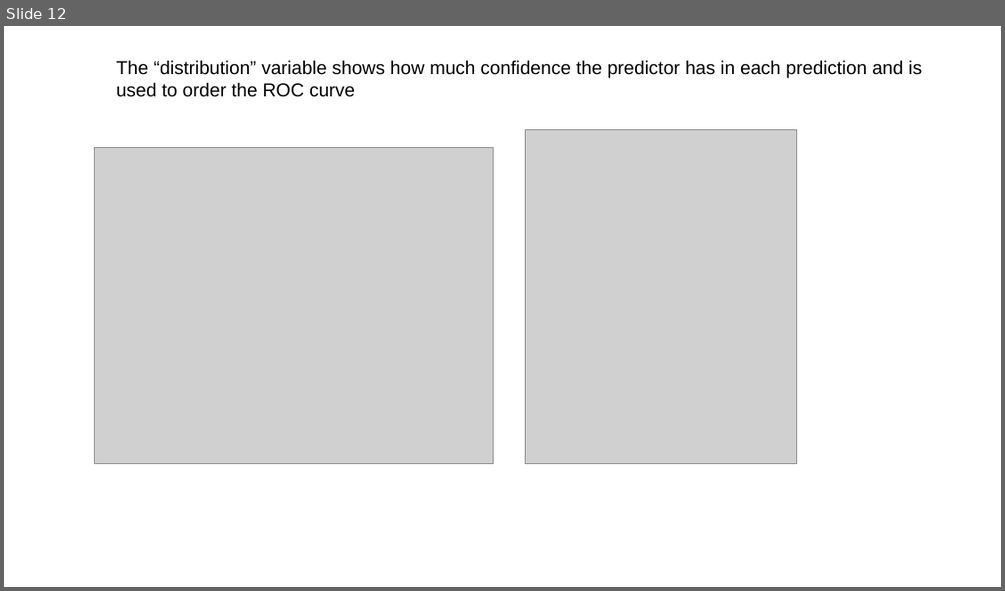
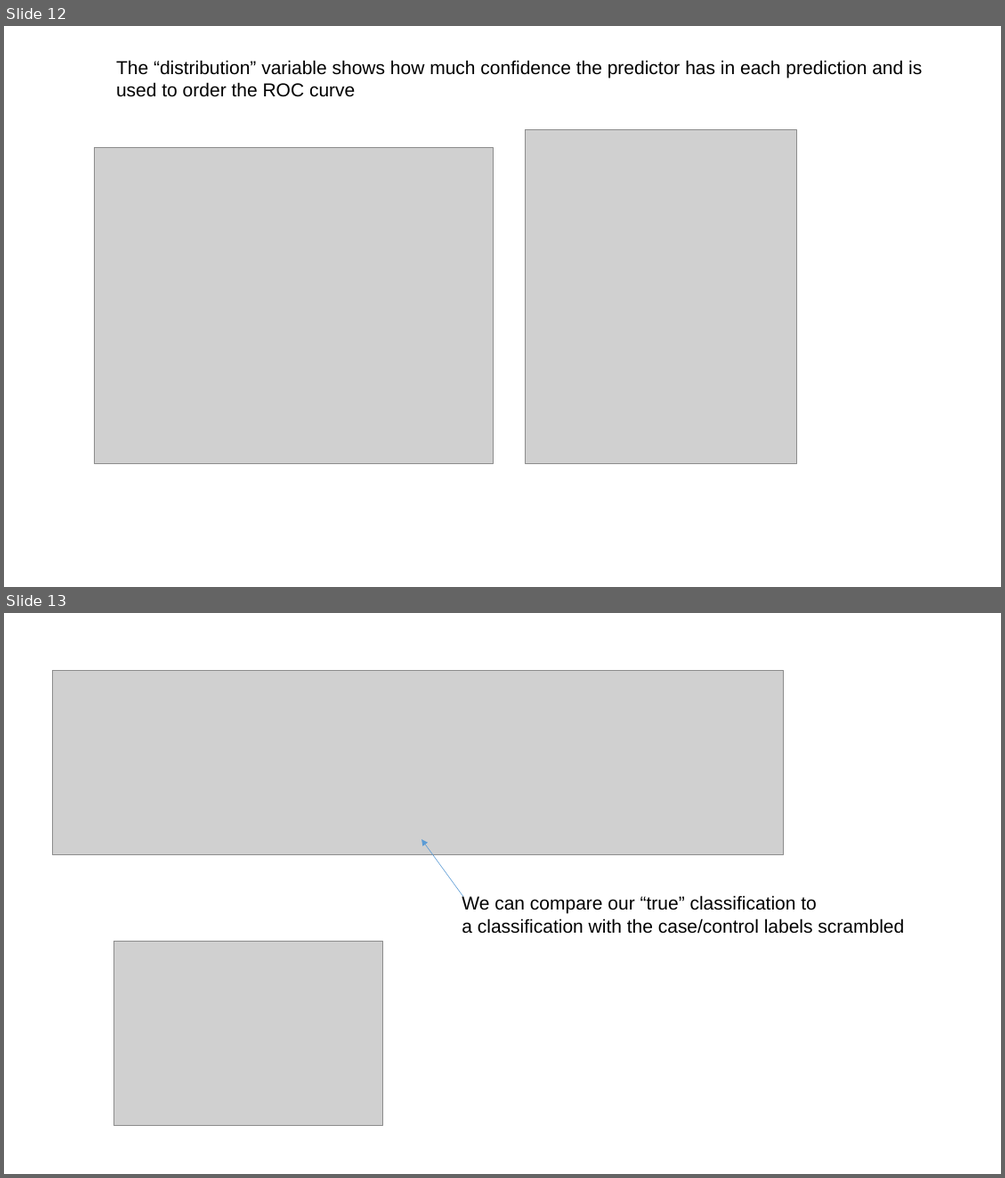
Before and after one commit to afodor/afodor.github.io, a slide deck: classes/prog2016/Prog3-Lecture22.pptx. Shown one above the other, each under a label of ours: slide 12 before the commit, slides 12 and 13 after it. The pictures are 1005x591 and 1005x1178 pixels, drawn with LibreOffice and Linux fonts; fonts in the diff are those of the drawing; grey boxes stand for pictures. Boxes give left, top, right and bottom in pixels: in the first picture for what was removed or moved away, otherwise in the second. Text is boxed around its words. In the diff, an @@ line names an element or a change of style, - is before the commit and + after.

```diff
--- a/classes/prog2016/Prog3-Lecture22.pptx
+++ b/classes/prog2016/Prog3-Lecture22.pptx
@@ slide 13 added at (4,613,1001,1174), background #FFFFFF @@
@@ picture added at (53,670,783,854) @@
@@ arrow added from (463, 896) to (421, 840), #5B9BD5 0.5 pt @@
@@ text added at (461,895,904,933), 18 pt, text #000000 @@
+We can compare our “true” classification to
+a classification with the case/control labels scrambled
@@ picture added at (114,941,382,1126) @@
```
Also in this commit, not shown: 3 other slides added.
